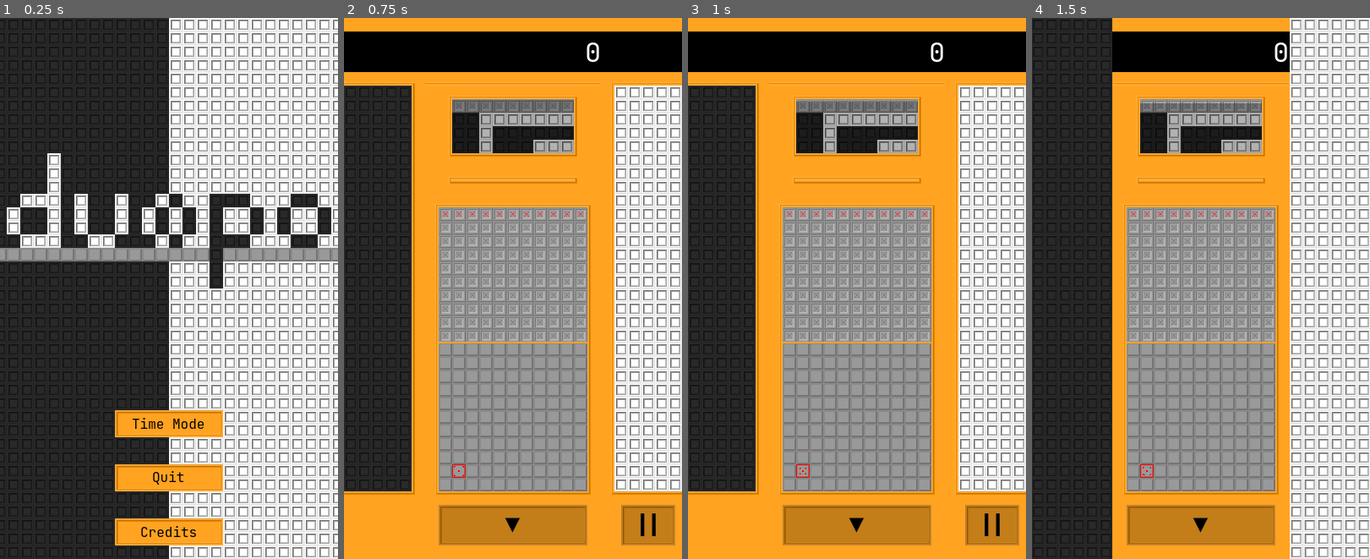
Above: before the commit, frames 1-4 (left to right).
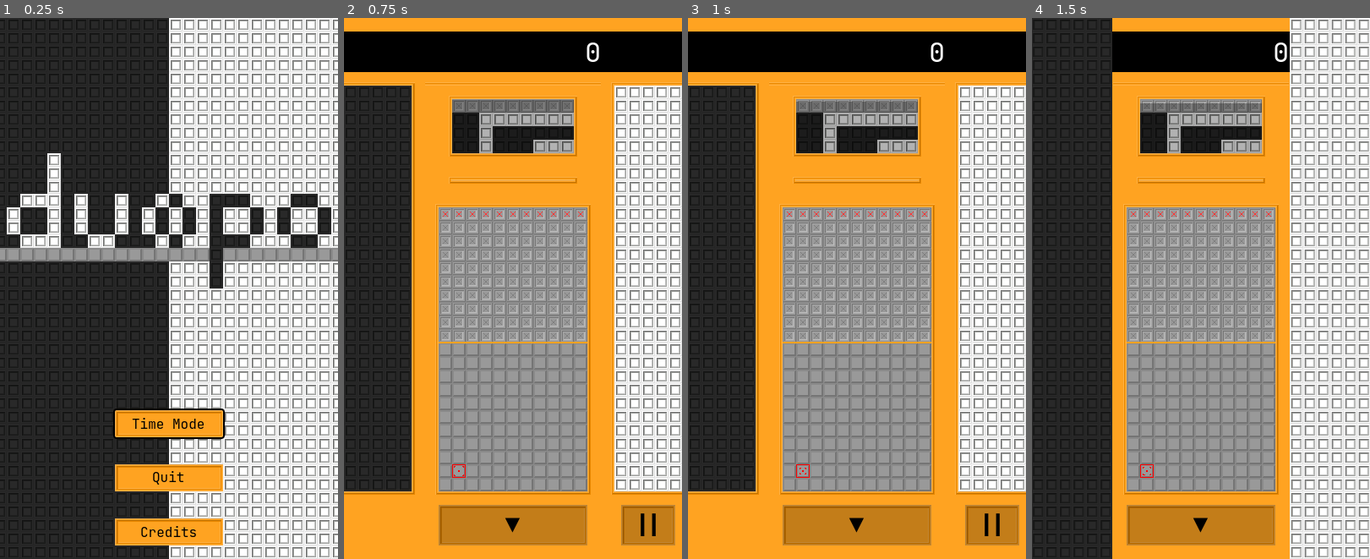
Above: after the commit, the same moments.

Repository: ka-puna/duopo
Game: Godot game, scene res://src/main.tscn
Two runs of this game, one before a commit and one after it. Both use one fixed random seed, a clock stepped at 60 frames per second and the inputs below.
Inputs:
- Up to frame 1 (0.25 s): no input
- Up to frame 2 (0.75 s): click "Time Mode" at 0.5 s
- Up to frame 3 (1 s): no input
- Up to frame 4 (1.5 s): click "||" at 1.25 s

The runs differ from the first frame. In frame 1, 0.3% of the frame differs, in the area x 33-67%, y 72-78%; in frame 2, nothing differs; in frame 3, nothing differs; in frame 4, nothing differs.

Commit message:
Add focus and keyboard shortcuts to menus.

Diff:
--- /dev/null
+++ b/asset/shortcuts/ui_cancel.tres
@@ -0,0 +1,8 @@
+[gd_resource type="Shortcut" load_steps=2 format=3 uid="uid://n1uv6k2iflk6"]
+
+[sub_resource type="InputEventAction" id="InputEventAction_cmh5k"]
+action = &"ui_cancel"
+pressed = true
+
+[resource]
+events = [SubResource("InputEventAction_cmh5k")]
--- a/src/main.gd
+++ b/src/main.gd
@@ -4,7 +4,7 @@
 
 # Called when the node enters the scene tree for the first time.
 func _ready():
-	pass
+	$time_mode.grab_focus()
 
 
 func _on_credits_pressed():
--- a/src/main.tscn
+++ b/src/main.tscn
@@ -1,8 +1,9 @@
-[gd_scene load_steps=6 format=3 uid="uid://dd1ltsn8x10nt"]
+[gd_scene load_steps=7 format=3 uid="uid://dd1ltsn8x10nt"]
 
 [ext_resource type="Theme" uid="uid://ryxtl4aw764c" path="res://menu_theme.tres" id="1_4vuqe"]
 [ext_resource type="Script" path="res://src/main.gd" id="1_dqgsu"]
 [ext_resource type="TileSet" uid="uid://cny47qhsswbse" path="res://asset/tile_atlas/menu.tres" id="3_t7p15"]
+[ext_resource type="Shortcut" uid="uid://n1uv6k2iflk6" path="res://asset/shortcuts/ui_cancel.tres" id="4_3y5pi"]
 [ext_resource type="FontFile" uid="uid://clpy5fbiwggfj" path="res://asset/fonts/JetBrainsMono.ttf" id="4_fj6hv"]
 
 [sub_resource type="FontVariation" id="FontVariation_6c8we"]
@@ -63,6 +64,7 @@
 offset_right = 64.0
 offset_bottom = -96.0
 grow_horizontal = 2
+shortcut = ExtResource("4_3y5pi")
 text = "Quit"
 flat = true
 
--- a/src/scene/pause_menu.tscn
+++ b/src/scene/pause_menu.tscn
@@ -1,9 +1,10 @@
-[gd_scene load_steps=10 format=3 uid="uid://dgl2rpl0dqlvd"]
+[gd_scene load_steps=11 format=3 uid="uid://dgl2rpl0dqlvd"]
 
 [ext_resource type="Script" path="res://src/scene/pause_menu.gd" id="1_bggmv"]
 [ext_resource type="FontFile" uid="uid://clpy5fbiwggfj" path="res://asset/fonts/JetBrainsMono.ttf" id="1_o4xx6"]
 [ext_resource type="TileSet" uid="uid://cny47qhsswbse" path="res://asset/tile_atlas/menu.tres" id="3_f22oi"]
 [ext_resource type="PackedScene" uid="uid://b6whumsrxtw0b" path="res://src/scene/display_data.tscn" id="3_sa70x"]
+[ext_resource type="Shortcut" uid="uid://n1uv6k2iflk6" path="res://asset/shortcuts/ui_cancel.tres" id="5_h12ti"]
 
 [sub_resource type="FontVariation" id="FontVariation_flwvk"]
 base_font = ExtResource("1_o4xx6")
@@ -197,6 +198,7 @@
 focus_neighbor_bottom = NodePath("../cross_button")
 focus_next = NodePath("../cross_button")
 focus_previous = NodePath("../cross_button")
+shortcut = ExtResource("5_h12ti")
 text = "▶"
 flat = true
 
--- a/src/scene/time_mode.tscn
+++ b/src/scene/time_mode.tscn
@@ -1,10 +1,11 @@
-[gd_scene load_steps=9 format=3 uid="uid://03fnvm5r1yli"]
+[gd_scene load_steps=10 format=3 uid="uid://03fnvm5r1yli"]
 
 [ext_resource type="FontFile" uid="uid://clpy5fbiwggfj" path="res://asset/fonts/JetBrainsMono.ttf" id="1_07wey"]
 [ext_resource type="Script" path="res://src/scene/time_mode.gd" id="1_gyt65"]
 [ext_resource type="PackedScene" uid="uid://dxw75koeax6by" path="res://src/scene/board/tile_map_pathable.tscn" id="1_xl38i"]
 [ext_resource type="TileSet" uid="uid://cny47qhsswbse" path="res://asset/tile_atlas/menu.tres" id="2_it1s3"]
 [ext_resource type="PackedScene" uid="uid://dh5wo0og686ie" path="res://src/scene/board/preview_pattern.tscn" id="4_wihjq"]
+[ext_resource type="Shortcut" uid="uid://n1uv6k2iflk6" path="res://asset/shortcuts/ui_cancel.tres" id="6_35jsp"]
 
 [sub_resource type="FontVariation" id="FontVariation_dg62v"]
 base_font = ExtResource("1_07wey")
@@ -80,6 +81,7 @@
 grow_horizontal = 0
 grow_vertical = 0
 theme_override_fonts/font = SubResource("FontVariation_c87ds")
+shortcut = ExtResource("6_35jsp")
 text = "||"
 flat = true
 
